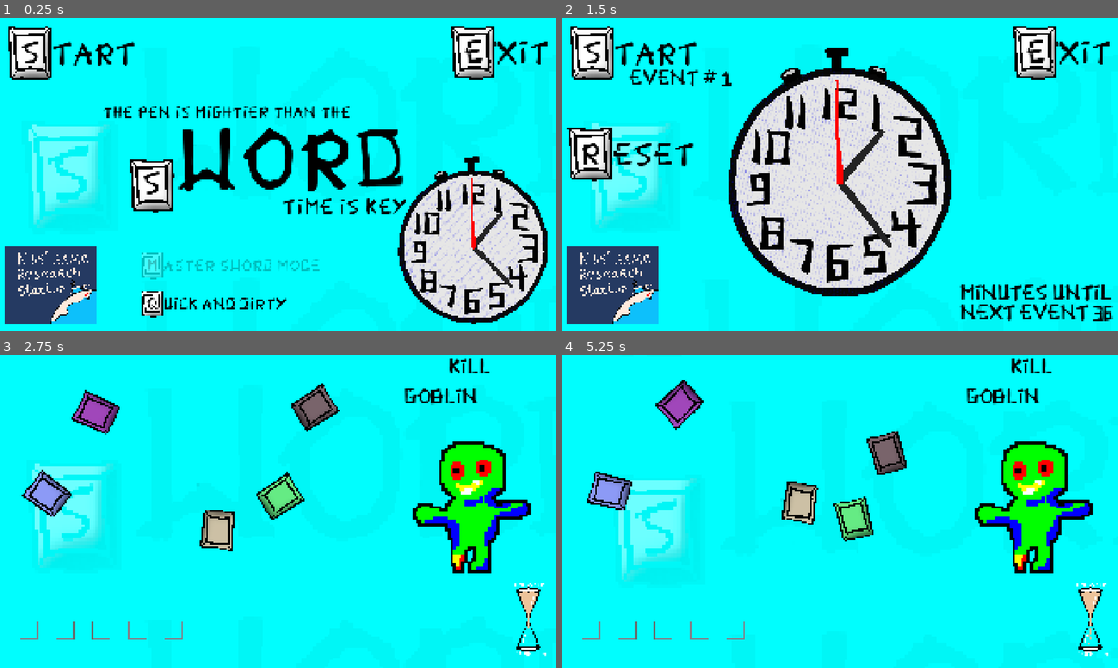
Above: before the commit, frames 1-4 (two rows, left to right).
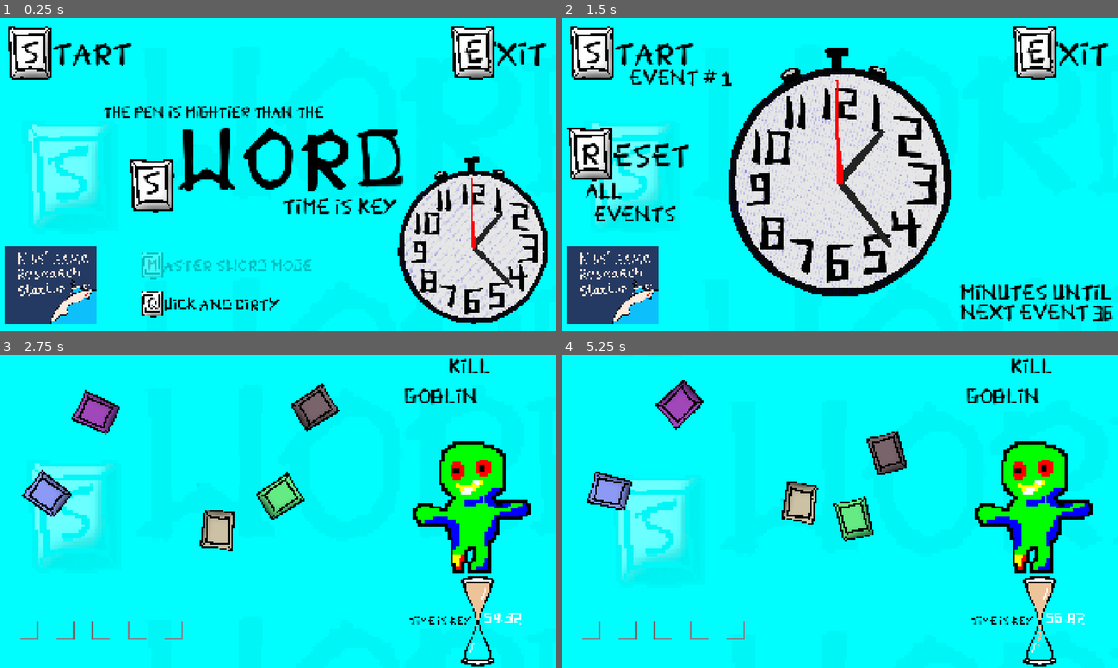
Above: after the commit, the same moments.

Repository: perlindgren/s_word
Game: Godot game, scene res://scenes/game_manager.tscn
The game is run twice, just before and just after one commit, with the same random seed, the same clock (stepped at 60 frames per second) and the same inputs.
Inputs (mouse positions are in pixels of both pictures, inside the frame that each line leads up to):
- Up to frame 1 (0.25 s): no input
- Up to frame 2 (1.5 s): click (589, 52) at 0.5 s; click (589, 152) at 1.25 s
- Up to frame 3 (2.75 s): click (27, 389) at 2 s
- Up to frame 4 (5.25 s): drag from (840, 495) to (762, 358) at 2.77 s; drag from (606, 502) to (762, 358) at 3.52 s; move the mouse to (795, 511) at 4.27 s; click (795, 511) at 4.42 s; drag from (851, 439) to (962, 477) at 5.02 s

The runs differ from the first frame. In frame 1, 2.8% of the frame differs, in the area x 9-99%, y 7-94%; in frame 2, 1.4%; in frame 3, 1.3%; in frame 4, 1.4%.

Commit message:
polish fonts

Diff:
--- /dev/null
+++ b/resources/font_variation.tres
@@ -0,0 +1,8 @@
+[gd_resource type="FontVariation" format=3 uid="uid://c8mk6s0hoghgw"]
+
+[ext_resource type="FontFile" uid="uid://n74onkhokknh" path="res://assets/fonts/JameGem08_2026-Regular.ttf" id="1_p1y0h"]
+
+[resource]
+base_font = ExtResource("1_p1y0h")
+spacing_glyph = -4
+spacing_space = -1
--- a/scenes/game_loop.tscn
+++ b/scenes/game_loop.tscn
@@ -6,6 +6,7 @@
 [ext_resource type="Shader" uid="uid://drx10xq2ldktx" path="res://scripts/hourglass.gdshader" id="4_vo7sv"]
 [ext_resource type="Texture2D" uid="uid://dqrywkvelj5tr" path="res://assets/sprites/HourGlass2.png" id="5_m2jv5"]
 [ext_resource type="Script" uid="uid://c3tku83g2yeiy" path="res://scripts/hourglass.gd" id="6_5am0q"]
+[ext_resource type="FontVariation" uid="uid://c8mk6s0hoghgw" path="res://resources/font_variation.tres" id="7_6wnpo"]
 [ext_resource type="Texture2D" uid="uid://d3i7y4cwcia12" path="res://assets/sprites/dot.png" id="7_arjii"]
 [ext_resource type="FontFile" uid="uid://n74onkhokknh" path="res://assets/fonts/JameGem08_2026-Regular.ttf" id="8_e3r00"]
 [ext_resource type="Shape2D" uid="uid://k471w1mbvy4t" path="res://resources/horizontal_wall.tres" id="9_q2i4g"]
@@ -81,8 +82,8 @@
 
 [node name="Hourglass" type="Sprite2D" parent="." unique_id=722604717]
 material = SubResource("ShaderMaterial_srqkv")
-position = Vector2(1825, 913)
-scale = Vector2(0.25, 0.25)
+position = Vector2(1650, 919)
+scale = Vector2(0.35, 0.35)
 texture = ExtResource("5_m2jv5")
 script = ExtResource("6_5am0q")
 
@@ -97,31 +98,24 @@
 process_material = SubResource("ParticleProcessMaterial_srqkv")
 
 [node name="TimeIsKey" type="Label" parent="Hourglass" unique_id=1868858888]
-offset_left = -210.0
-offset_top = -514.0
-offset_right = 212.0
-offset_bottom = -395.0
-theme_override_fonts/font = ExtResource("8_e3r00")
-theme_override_font_sizes/font_size = 64
+modulate = Color(0, 0, 0, 1)
+offset_left = -677.14307
+offset_top = -48.571426
+offset_right = -66.14307
+offset_bottom = 146.42857
+theme_override_fonts/font = ExtResource("7_6wnpo")
+theme_override_font_sizes/font_size = 96
 text = "Time is Key
 "
 
 [node name="Seconds" type="Label" parent="Hourglass" unique_id=685407834]
-offset_left = -180.0
-offset_top = 434.0
-offset_right = -53.0
-offset_bottom = 522.0
-theme_override_fonts/font = ExtResource("8_e3r00")
-theme_override_font_sizes/font_size = 64
-text = "60.0"
-
-[node name="SLEFT" type="Label" parent="Hourglass" unique_id=306796353]
-offset_top = 456.0
-offset_right = 319.0
-offset_bottom = 544.0
-theme_override_fonts/font = ExtResource("8_e3r00")
-theme_override_font_sizes/font_size = 64
-text = "S LEFT "
+offset_left = 65.23697
+offset_top = -99.52295
+offset_right = 440.23697
+offset_bottom = 71.47705
+theme_override_fonts/font = ExtResource("7_6wnpo")
+theme_override_font_sizes/font_size = 128
+text = "60.00"
 
 [node name="Walls" type="Node2D" parent="." unique_id=482203113]
 position = Vector2(695, 836)
@@ -179,7 +173,7 @@
 offset_bottom = 244.0
 grow_horizontal = 2
 grow_vertical = 2
-theme_override_fonts/font = SubResource("FontVariation_fa7up")
+theme_override_fonts/font = ExtResource("7_6wnpo")
 theme_override_font_sizes/font_size = 64
 text = "GOBLIN
 "
--- a/scenes/game_loop_menu.tscn
+++ b/scenes/game_loop_menu.tscn
@@ -6,6 +6,7 @@
 [ext_resource type="Script" uid="uid://chj548bfgda1r" path="res://scenes/hover.gd" id="3_0uxlg"]
 [ext_resource type="FontFile" uid="uid://n74onkhokknh" path="res://assets/fonts/JameGem08_2026-Regular.ttf" id="3_cu3jl"]
 [ext_resource type="Texture2D" uid="uid://dfn6rnas4njwt" path="res://assets/sprites/N65.png" id="5_rvywj"]
+[ext_resource type="FontVariation" uid="uid://c8mk6s0hoghgw" path="res://resources/font_variation.tres" id="6_2uy04"]
 [ext_resource type="PackedScene" uid="uid://cbclmpycumvqq" path="res://scenes/clock.tscn" id="6_icjmd"]
 [ext_resource type="Texture2D" uid="uid://b1f6g44rnipa5" path="res://assets/sprites/stickers/StickerOutline/GoblinSticker.png" id="8_yq88f"]
 [ext_resource type="Texture2D" uid="uid://dffe4n6hdjnp0" path="res://assets/sprites/stickers/StickerOutline/DwarfSticker.png" id="9_qngwn"]
@@ -22,11 +23,6 @@
 [ext_resource type="Texture2D" uid="uid://bhoq65j3rfasw" path="res://assets/sprites/stickers/YourDidGoodSticker.png" id="20_yq88f"]
 [ext_resource type="AudioStream" uid="uid://bk7t0tx0t46nt" path="res://assets/audio/StenMusic.wav" id="21_qngwn"]
 
-[sub_resource type="FontVariation" id="FontVariation_0xkhp"]
-base_font = ExtResource("3_cu3jl")
-spacing_glyph = -4
-spacing_space = -1
-
 [node name="GameLoopMenu" type="Node2D" unique_id=1352290525]
 script = ExtResource("1_0xkhp")
 
@@ -90,10 +86,10 @@
 [node name="XIT" type="Label" parent="ExitButton" unique_id=1006391538]
 modulate = Color(0, 0, 0, 1)
 offset_left = 75.0
-offset_top = -44.0
+offset_top = -39.0
 offset_right = 325.0
-offset_bottom = 84.0
-theme_override_fonts/font = ExtResource("3_cu3jl")
+offset_bottom = 89.0
+theme_override_fonts/font = ExtResource("6_2uy04")
 theme_override_font_sizes/font_size = 96
 text = "XIT"
 
@@ -140,10 +136,10 @@
 [node name="TART" type="Label" parent="StartButton" unique_id=1276768610]
 modulate = Color(0, 0, 0, 1)
 offset_left = 75.0
-offset_top = -44.0
-offset_right = 325.0
-offset_bottom = 84.0
-theme_override_fonts/font = ExtResource("3_cu3jl")
+offset_top = -42.0
+offset_right = 352.0
+offset_bottom = 86.0
+theme_override_fonts/font = ExtResource("6_2uy04")
 theme_override_font_sizes/font_size = 96
 text = "TART"
 
@@ -308,7 +304,7 @@
 offset_bottom = 1030.0
 grow_horizontal = 2
 grow_vertical = 2
-theme_override_fonts/font = SubResource("FontVariation_0xkhp")
+theme_override_fonts/font = ExtResource("6_2uy04")
 theme_override_font_sizes/font_size = 64
 text = "MINUTES UNTIL"
 
@@ -325,7 +321,7 @@
 offset_bottom = 270.0
 grow_horizontal = 2
 grow_vertical = 2
-theme_override_fonts/font = SubResource("FontVariation_0xkhp")
+theme_override_fonts/font = ExtResource("6_2uy04")
 theme_override_font_sizes/font_size = 64
 text = "EVENT #7"
 
@@ -377,12 +373,47 @@
 [node name="ESET" type="Label" parent="ResetButton" unique_id=973237177]
 modulate = Color(0, 0, 0, 1)
 offset_left = 75.0
-offset_top = -44.0
-offset_right = 325.0
-offset_bottom = 84.0
-theme_override_fonts/font = ExtResource("3_cu3jl")
+offset_top = -39.0
+offset_right = 346.0
+offset_bottom = 89.0
+theme_override_fonts/font = ExtResource("6_2uy04")
 theme_override_font_sizes/font_size = 96
 text = "ESET"
+
+[node name="All" type="Label" parent="ResetButton" unique_id=1563757014]
+modulate = Color(0, 0, 0, 1)
+anchors_preset = -1
+anchor_left = 0.81567425
+anchor_top = 8.915384
+anchor_right = 0.81567425
+anchor_bottom = 8.915384
+offset_left = -19.0
+offset_top = 98.0
+offset_right = 602.0
+offset_bottom = 194.0
+grow_horizontal = 2
+grow_vertical = 2
+theme_override_fonts/font = ExtResource("6_2uy04")
+theme_override_font_sizes/font_size = 64
+text = "ALL"
+
+[node name="Events" type="Label" parent="ResetButton" unique_id=790345655]
+modulate = Color(0, 0, 0, 1)
+anchors_preset = -1
+anchor_left = 0.81567425
+anchor_top = 8.915384
+anchor_right = 0.81567425
+anchor_bottom = 8.915384
+offset_left = 10.0
+offset_top = 177.0
+offset_right = 631.0
+offset_bottom = 310.0
+grow_horizontal = 2
+grow_vertical = 2
+theme_override_fonts/font = ExtResource("6_2uy04")
+theme_override_font_sizes/font_size = 64
+text = "EVENTS
+"
 
 [connection signal="mouse_entered" from="ExitButton/ExitButton" to="ExitButton/ExitButton" method="_on_mouse_entered"]
 [connection signal="mouse_exited" from="ExitButton/ExitButton" to="ExitButton/ExitButton" method="_on_mouse_exited"]
--- a/scenes/start_menu.tscn
+++ b/scenes/start_menu.tscn
@@ -4,6 +4,7 @@
 [ext_resource type="PackedScene" uid="uid://dnjco0b34ec1h" path="res://scenes/parallax_background.tscn" id="1_ouf4f"]
 [ext_resource type="PackedScene" uid="uid://ban8sxnp5rs0k" path="res://scenes/brick_button.tscn" id="3_4v6gu"]
 [ext_resource type="FontFile" uid="uid://n74onkhokknh" path="res://assets/fonts/JameGem08_2026-Regular.ttf" id="4_nxjfj"]
+[ext_resource type="FontVariation" uid="uid://c8mk6s0hoghgw" path="res://resources/font_variation.tres" id="5_u4qax"]
 [ext_resource type="Texture2D" uid="uid://dfn6rnas4njwt" path="res://assets/sprites/N65.png" id="6_4v6gu"]
 [ext_resource type="PackedScene" uid="uid://cbclmpycumvqq" path="res://scenes/clock.tscn" id="7_nxjfj"]
 [ext_resource type="AudioStream" uid="uid://bkxmqncfcswff" path="res://assets/audio/start1.wav" id="7_u4qax"]
@@ -58,10 +59,10 @@
 [node name="XIT" type="Label" parent="ExitButton" unique_id=1394376489]
 modulate = Color(0, 0, 0, 1)
 offset_left = 75.0
-offset_top = -44.0
+offset_top = -39.0
 offset_right = 325.0
-offset_bottom = 84.0
-theme_override_fonts/font = ExtResource("4_nxjfj")
+offset_bottom = 89.0
+theme_override_fonts/font = ExtResource("5_u4qax")
 theme_override_font_sizes/font_size = 96
 text = "XIT"
 
@@ -95,10 +96,10 @@
 [node name="TART" type="Label" parent="StartButton" unique_id=1423891448]
 modulate = Color(0, 0, 0, 1)
 offset_left = 75.0
-offset_top = -44.0
-offset_right = 325.0
-offset_bottom = 84.0
-theme_override_fonts/font = ExtResource("4_nxjfj")
+offset_top = -42.0
+offset_right = 352.0
+offset_bottom = 86.0
+theme_override_fonts/font = ExtResource("5_u4qax")
 theme_override_font_sizes/font_size = 96
 text = "TART"
 
@@ -133,12 +134,12 @@
 [node name="aster SWORD mode" type="Label" parent="Master" unique_id=213151403]
 modulate = Color(0, 0, 0, 1)
 offset_left = 75.0
-offset_top = -44.0
-offset_right = 325.0
-offset_bottom = 84.0
-theme_override_fonts/font = ExtResource("4_nxjfj")
-theme_override_font_sizes/font_size = 96
-text = "ASTER SWORD MODE"
+offset_top = -42.0
+offset_right = 1107.0
+offset_bottom = 86.0
+theme_override_fonts/font = ExtResource("5_u4qax")
+theme_override_font_sizes/font_size = 96
+text = "ASTER SWORD MODE "
 
 [node name="Quick" type="Node2D" parent="." unique_id=593899501]
 position = Vector2(525, 986)
@@ -171,10 +172,10 @@
 [node name="QuickAnd" type="Label" parent="Quick" unique_id=1874984278]
 modulate = Color(0, 0, 0, 1)
 offset_left = 76.0
-offset_top = -44.0
+offset_top = -40.0
 offset_right = 929.0
-offset_bottom = 84.0
-theme_override_fonts/font = ExtResource("4_nxjfj")
+offset_bottom = 88.0
+theme_override_fonts/font = ExtResource("5_u4qax")
 theme_override_font_sizes/font_size = 96
 text = "UICK AND DIRTY"
 
@@ -191,7 +192,7 @@
 offset_bottom = 367.0
 grow_horizontal = 2
 grow_vertical = 2
-theme_override_fonts/font = ExtResource("4_nxjfj")
+theme_override_fonts/font = ExtResource("5_u4qax")
 theme_override_font_sizes/font_size = 48
 text = "THE PEN IS MIGHTIER THAN THE"
 metadata/_edit_use_anchors_ = true
@@ -241,7 +242,7 @@
 offset_top = 317.0
 offset_right = 1051.0
 offset_bottom = 445.0
-theme_override_fonts/font = ExtResource("4_nxjfj")
+theme_override_fonts/font = ExtResource("5_u4qax")
 theme_override_font_sizes/font_size = 64
 text = "TIME IS KEY"
 
--- a/scripts/brick.gd
+++ b/scripts/brick.gd
@@ -6,7 +6,7 @@
 var is_dragging: bool = false
 var old_rotation: float
 var click_offset: Vector2 = Vector2.ZERO
-var char : String
+var char_str : String
 
 @onready var main : Main = get_node("..")
 @onready var walls_top: Area2D = get_node("../Walls/Top")
@@ -131,7 +131,7 @@
 	slot.current_item = self
 	global_position = slot.global_position
 	starting_position = global_position
-	Signals.dropped.emit(slot.index, char)
+	Signals.dropped.emit(slot.index, char_str)
 
 func return_to_position(pos: Vector2) -> void:
 	var tween = create_tween()
--- a/scripts/game_loop_menu.gd
+++ b/scripts/game_loop_menu.gd
@@ -58,10 +58,10 @@
 		s *= 60
 	clock.s = s
 
-	var seconds: int = fmod(s, 60)
-	var minutes: int = fmod(s/60, 60)
-	var hours: int = fmod(s/(60 * 60), 12)
-	GameState.event_nr = hours - 1
+	var seconds: int = int(fmod(s, 60))
+	var minutes: int = int(fmod(s/60, 60))
+	var hours: int = int(fmod(s/(60 * 60), 12))
+	GameState.event_nr = (12 + hours - 1) % 12
 
 	if minutes == 0 && seconds == 0:
 		print("new challenge ", hours)
--- a/scripts/main.gd
+++ b/scripts/main.gd
@@ -72,13 +72,13 @@
 		brick_instance.modulate = Color(rng.randf_range(brick_color_min, brick_color_max), rng.randf_range(brick_color_min, brick_color_max), rng.randf_range(brick_color_min, brick_color_max), 1.0)
 		brick_instance.rotation = randf() * TAU
 		brick_instance.old_rotation = brick_instance.rotation
-		var char
+		var char_str : String
 		if i < n_char:
-			char =  word[i]
+			char_str =  word[i]
 		else:
-			char = String.chr(65 + randi() % 26)
-		brick_instance.get_node("Label").text = char
-		brick_instance.char = char
+			char_str = String.chr(65 + randi() % 26)
+		brick_instance.get_node("Label").text = char_str
+		brick_instance.char_str = char_str
 		brick_instance.get_node("Label").visible = false # start folded
 		brick_instance.move_speed = Vector2(rng.randf_range(-brick_speed, brick_speed), rng.randf_range(-brick_speed, brick_speed))
 		brick_instance.rotation_speed = rng.randf_range(-brick_rotation_speed, brick_rotation_speed)
@@ -96,9 +96,9 @@
 	# print(str("%*.*f" % [5, 2, 60.23]))
 	# print(str("%*.*f" % [5, 2, 3.2]))
 
-func dropped(p: int, char: String) -> void:
-	print("received drop ", p, " ", char)
-	input[p] = char
+func dropped(p: int, char_str: String) -> void:
+	print("received drop ", p, " ", char_str)
+	input[p] = char_str
 	print("input ", input, "word", word)
 	if input == word:
 		print("success")
--- /dev/null
+++ b/test/wrapping_test.gd
@@ -0,0 +1,12 @@
+extends Node2D
+
+
+# Called when the node enters the scene tree for the first time.
+func _ready() -> void:
+	for i in range(1, 25):
+		print("i ", i, "i - 1 ", (12 + i - 1) % 12)
+
+
+# Called every frame. 'delta' is the elapsed time since the previous frame.
+func _process(delta: float) -> void:
+	pass
--- /dev/null
+++ b/test/wrapping_test.tscn
@@ -0,0 +1,6 @@
+[gd_scene format=3 uid="uid://3d6q5an617km"]
+
+[ext_resource type="Script" uid="uid://d1g7qqiuvstbw" path="res://test/wrapping_test.gd" id="1_lh7xd"]
+
+[node name="WrappingTest" type="Node2D" unique_id=605408648]
+script = ExtResource("1_lh7xd")
Not shown, added: test/wrapping_test.gd.uid
